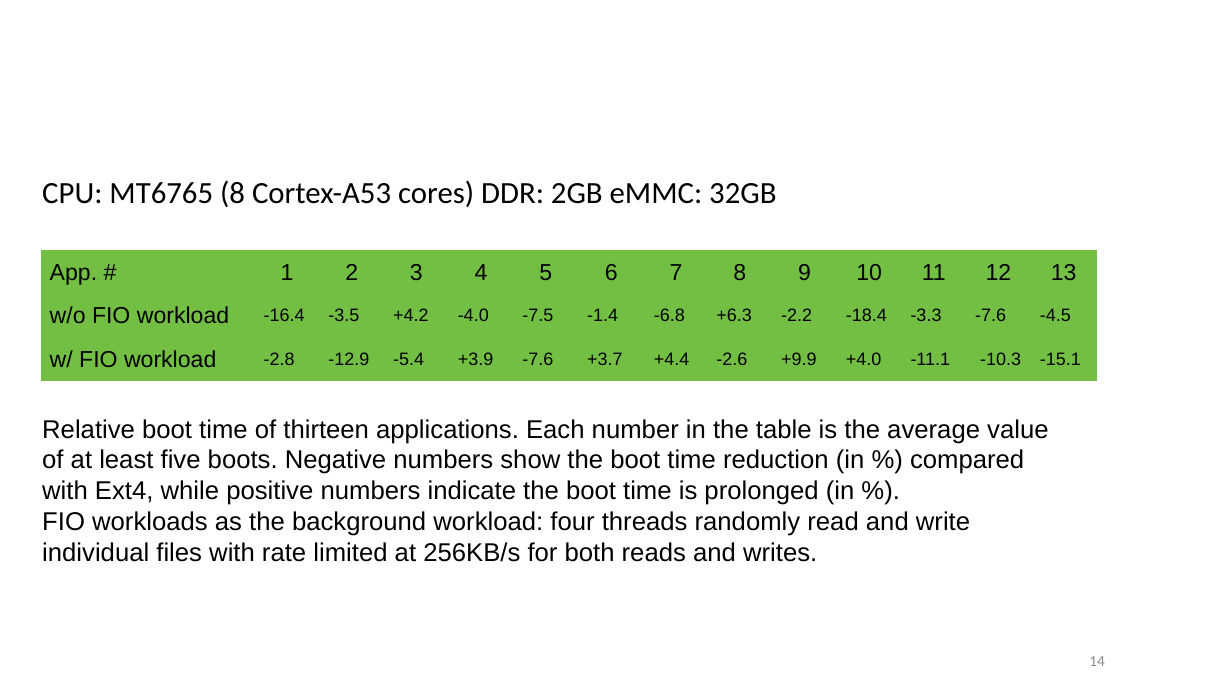
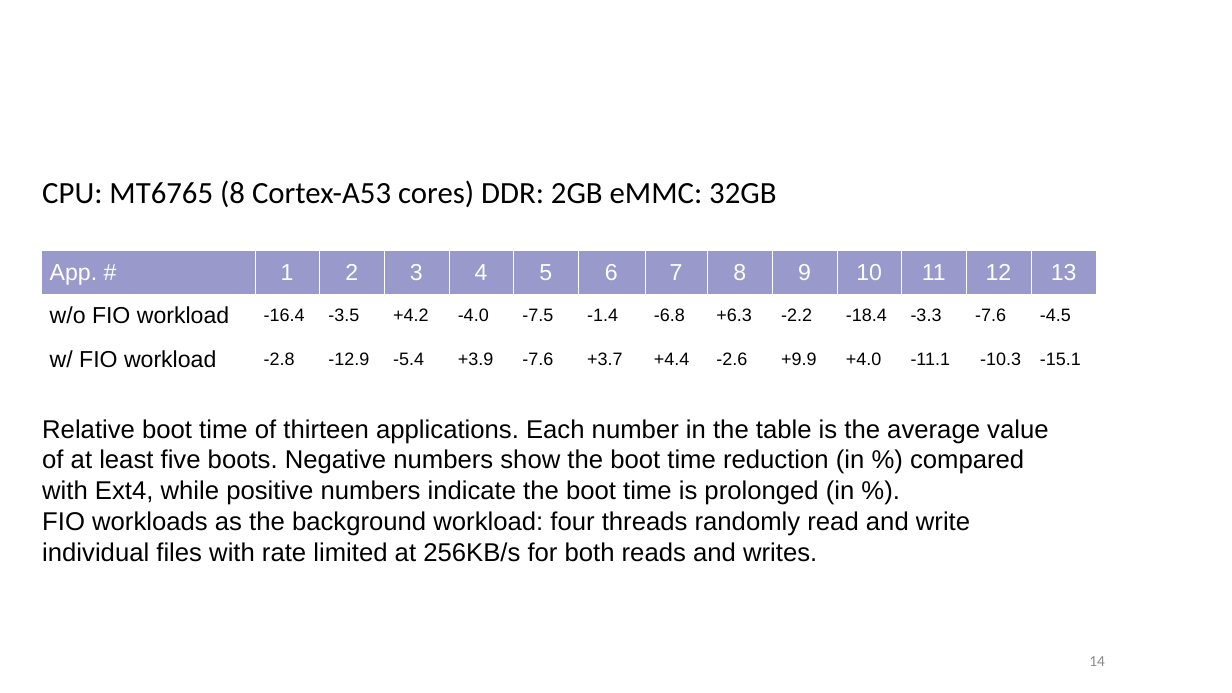
Before and after one commit to hsiangkao/erofs-presentation, a slide deck: slide 14 of EROFS file system_OSS2019.odp. Drawn at 1232x693 pixels with LibreOffice and Linux fonts; fonts in the diff are those of the drawing; background and template pictures are left out. Boxes give left, top, right and bottom in pixels: in the first picture for what was removed or moved away, otherwise in the second. Text is boxed around its words. In the diff, an @@ line names an element or a change of style, - is before the commit and + after.

```diff
--- a/EROFS file system_OSS2019.odp
+++ b/EROFS file system_OSS2019.odp
@@ table at (41, 250, 1097, 382) @@
@@ fill #72BF44 to #9999CC in row 1 @@
@@ fill #72BF44 to #FFFFFF in 28 cells @@
@@ text colour #000000 to #FFFFFF in "App. #", "1", "2", "3" and 10 more places @@
@@ borders changed @@
```
Also in this commit, not shown: 2 other slides changed.
